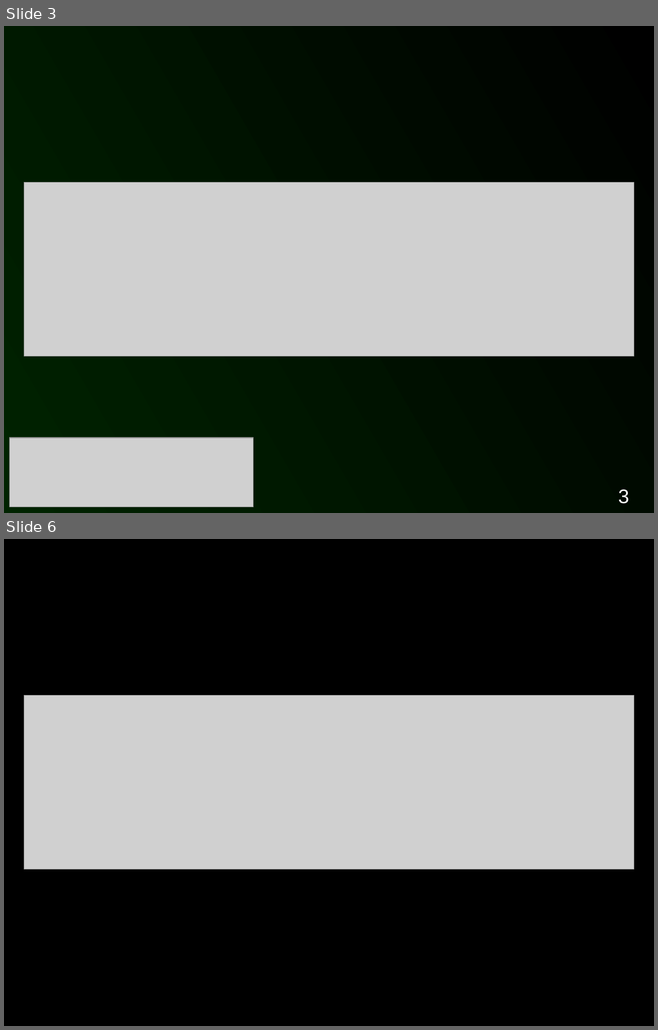
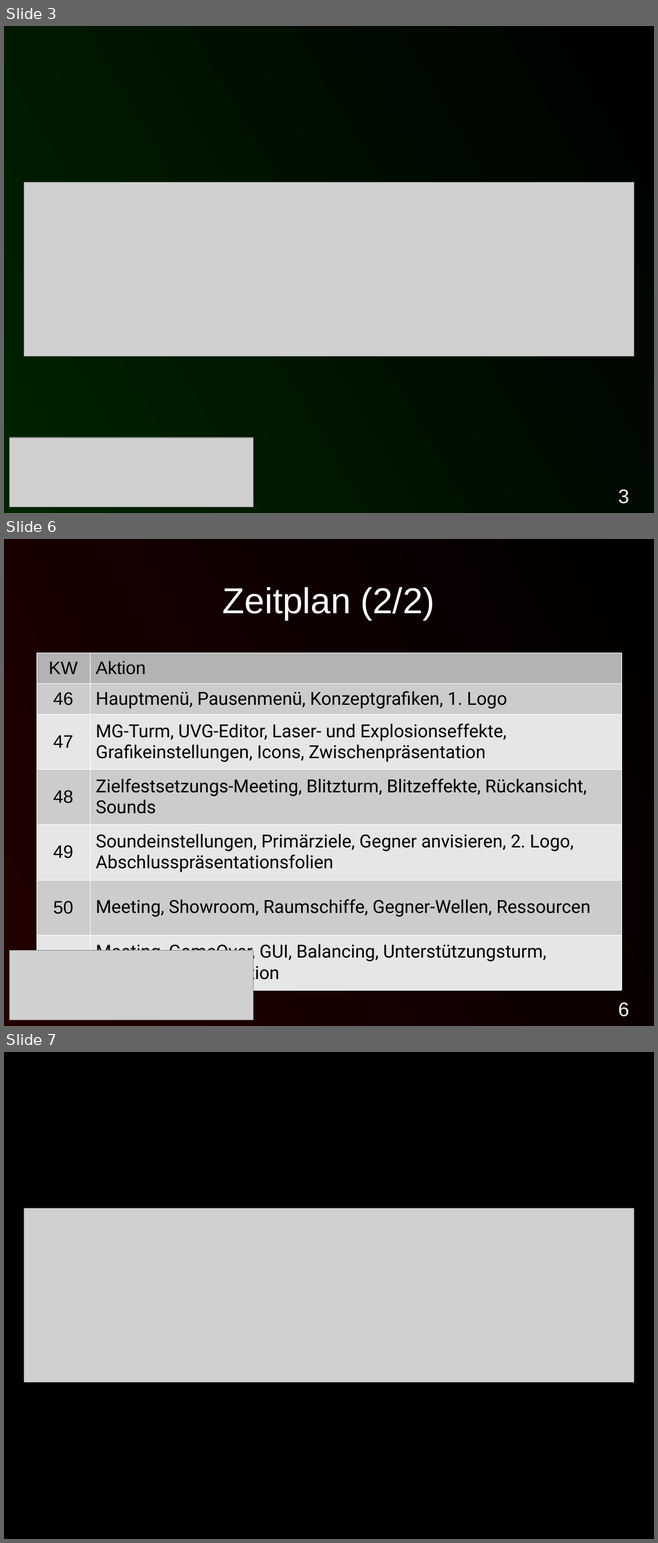
Before and after one commit to Istador/Death-Star-PD, a slide deck: Dokumentation/Abschlusspraesentation/Abschlusspraesentation.odp. Shown one above the other, each under a label of ours: slides 3 and 6 before the commit, slides 3, 6 and 7 after it; the slides between them are not shown. The pictures are 658x1030 and 658x1543 pixels, drawn with LibreOffice and Linux fonts; fonts in the diff are those of the drawing; grey boxes stand for pictures. Boxes give left, top, right and bottom in pixels: in the first picture for what was removed or moved away, otherwise in the second. Text is boxed around its words. In the diff, an @@ line names an element or a change of style, - is before the commit and + after.

Commit message:
Abschlusspräsentation: Folie für die Live-Demo und Zeitplan nach der Demo (hat Rehfeld am 19.11. gesagt, dass er das in der Präsi sehen will).

```diff
--- a/Dokumentation/Abschlusspraesentation/Abschlusspraesentation.odp
+++ b/Dokumentation/Abschlusspraesentation/Abschlusspraesentation.odp
@@ slide 6 added at box(4, 539, 654, 1026), background gradient #000000 to #230000 @@
@@ title added at box(223, 587, 435, 620), 44 pt, text #FFFFFF @@
+Zeitplan (2/2)
@@ table added at box(36, 653, 621, 986), 7 rows, 2 columns @@
+KW | Aktion
+46 | Hauptmenü, Pausenmenü, Konzeptgrafiken, 1. Logo
+47 | MG-Turm, UVG-Editor, Laser- und Explosionseffekte, Grafikeinstellungen, Icons, Zwischenpräsentation
+48 | Zielfestsetzungs-Meeting, Blitzturm, Blitzeffekte, Rückansicht, Sounds
+49 | Soundeinstellungen, Primärziele, Gegner anvisieren, 2. Logo, Abschlusspräsentationsfolien
+50 | Meeting, Showroom, Raumschiffe, Gegner-Wellen, Ressourcen
+51 | Meeting, GameOver, GUI, Balancing, Unterstützungsturm, Abschlusspräsentation
@@ picture added at box(10, 951, 253, 1020) @@
@@ page number added at box(618, 1002, 629, 1017), 24 pt, text #FFFFFF @@
+6
@@ what was slide 6 is now slide 7 @@
```
Also in this commit, not shown: 1 slide changed, 2 other slides added, 2 slides removed, 1 other file.
